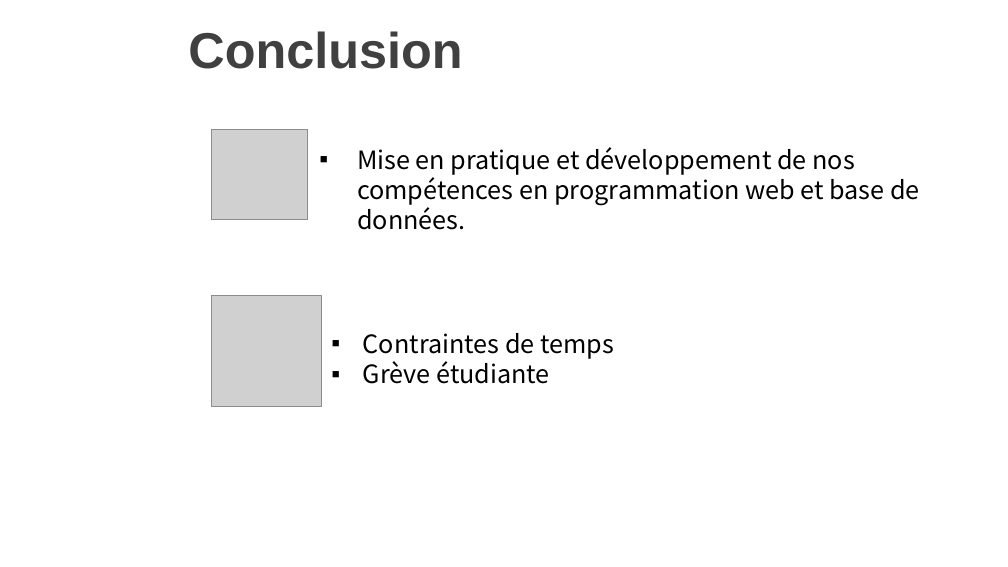
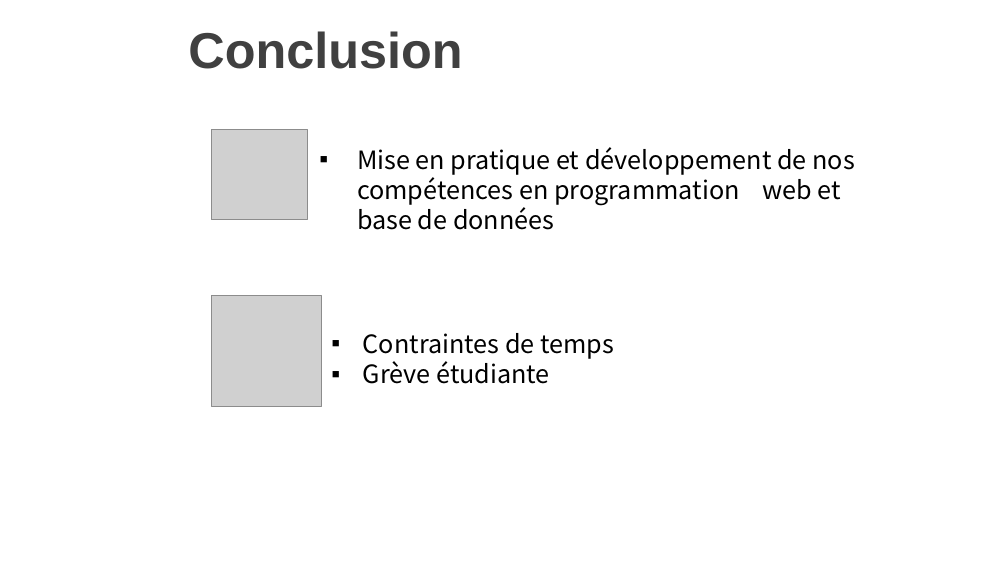
Before and after one commit to zeknoun/yourjob1, a slide deck: slide 14 of Presentation_projet.pptx (slide 16 before the commit). Drawn at 1008x567 pixels with LibreOffice and Linux fonts; fonts in the diff are those of the drawing; grey boxes stand for pictures; background and template pictures are left out. Boxes give left, top, right and bottom in pixels: in the first picture for what was removed or moved away, otherwise in the second. Text is boxed around its words. In the diff, an @@ line names an element or a change of style, - is before the commit and + after.

```diff
--- a/Presentation_projet.pptx
+++ b/Presentation_projet.pptx
@@ text at bbox=[357, 147, 854, 230]: text changed @@
-▪ Mise en pratique et développement de nos compétences en programmation web et base de données.
+▪ Mise en pratique et développement de nos compétences en programmation web et base de données
```
Also in this commit, not shown: 8 other slides changed, 5 slides added, 6 slides removed.
